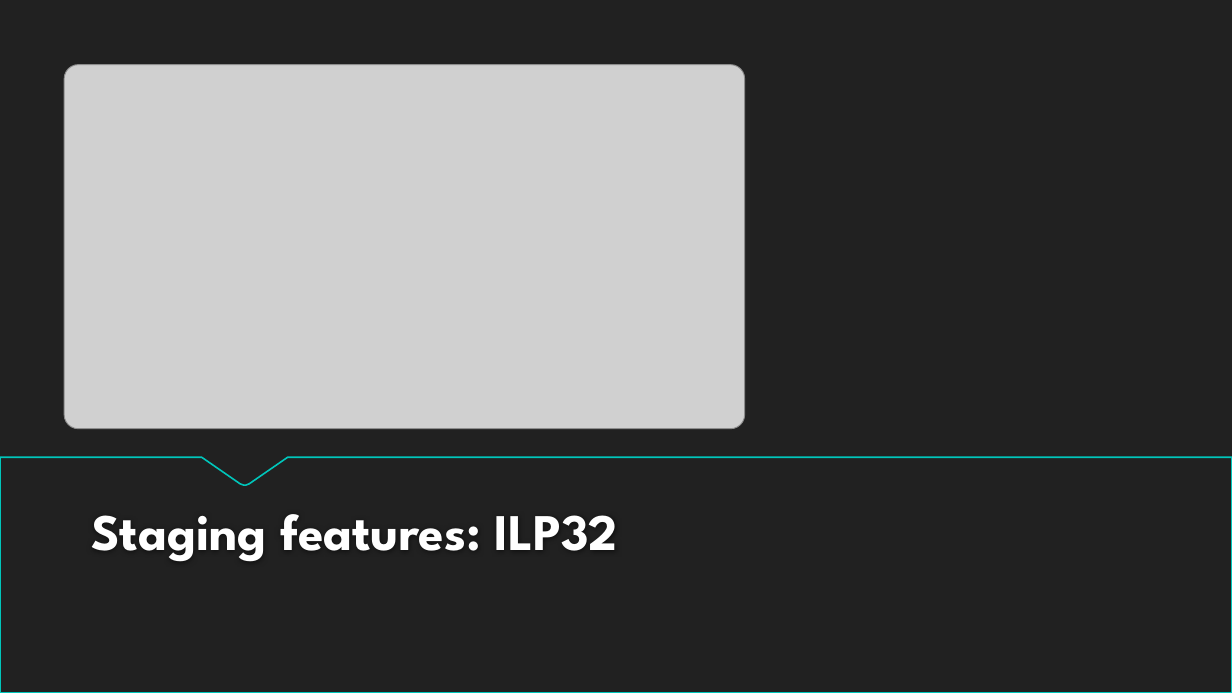
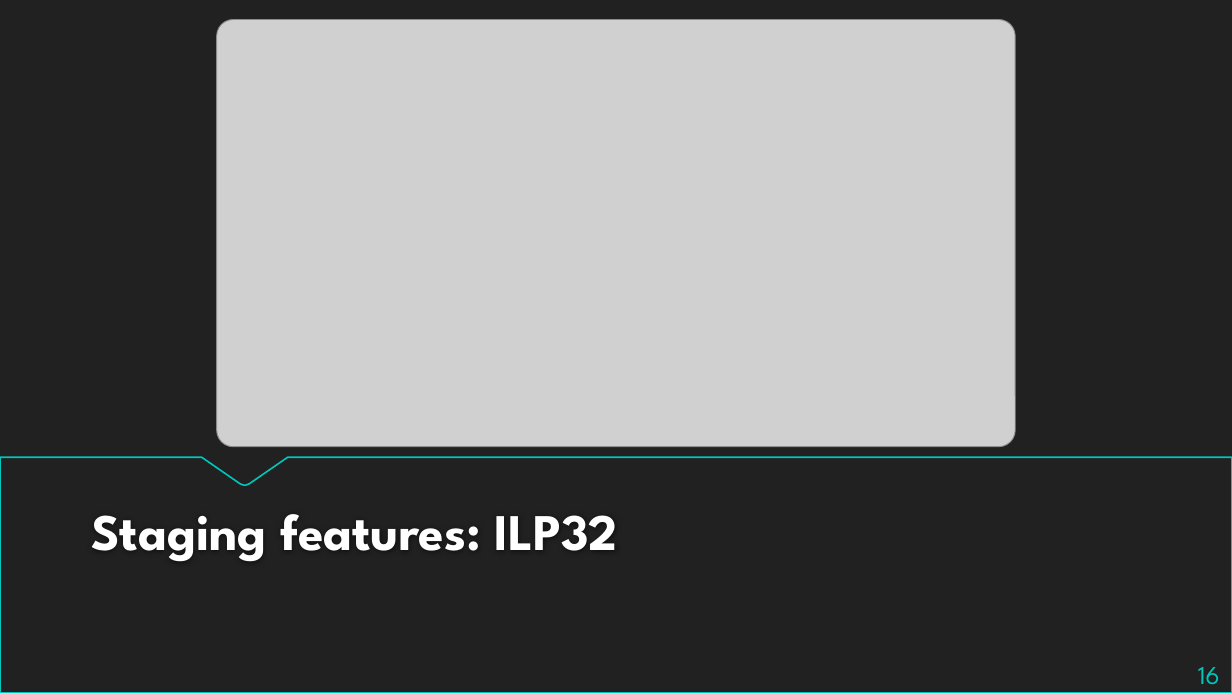
Before and after one commit to bjzhang/bjzhang.github.io, a slide deck: slide 16 of _drafts/Recent_Linux_kernel.pptx. Drawn at 1232x693 pixels with LibreOffice and Linux fonts; fonts in the diff are those of the drawing; grey boxes stand for pictures; background and template pictures are left out. Boxes give left, top, right and bottom in pixels: in the first picture for what was removed or moved away, otherwise in the second. Text is boxed around its words. In the diff, an @@ line names an element or a change of style, - is before the commit and + after.

```diff
--- a/_drafts/Recent_Linux_kernel.pptx
+++ b/_drafts/Recent_Linux_kernel.pptx
@@ picture: place and size @@
-picture at [64, 65, 744, 429]
+picture at [217, 19, 1016, 446]
@@ page number added at [1198, 667, 1220, 685], 20 pt, text #00C6BB @@
+16
```
Also in this commit, not shown: 15 other slides changed, 1 slide added, 1 slide removed, 2 other files.
